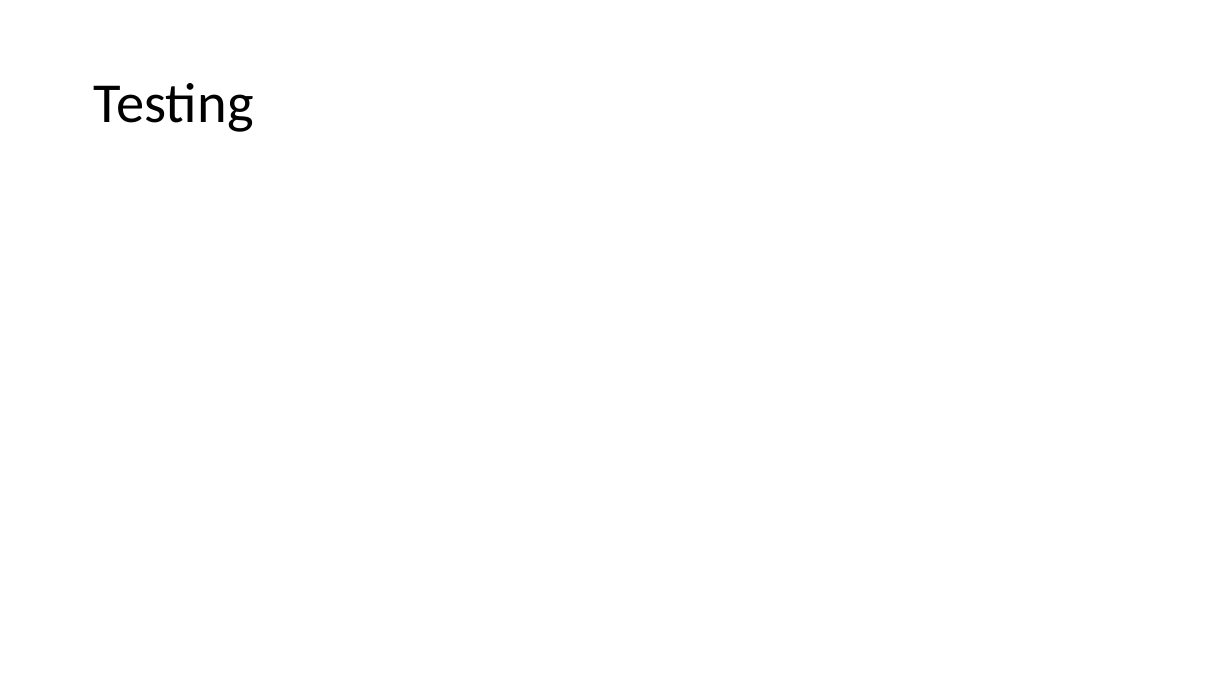
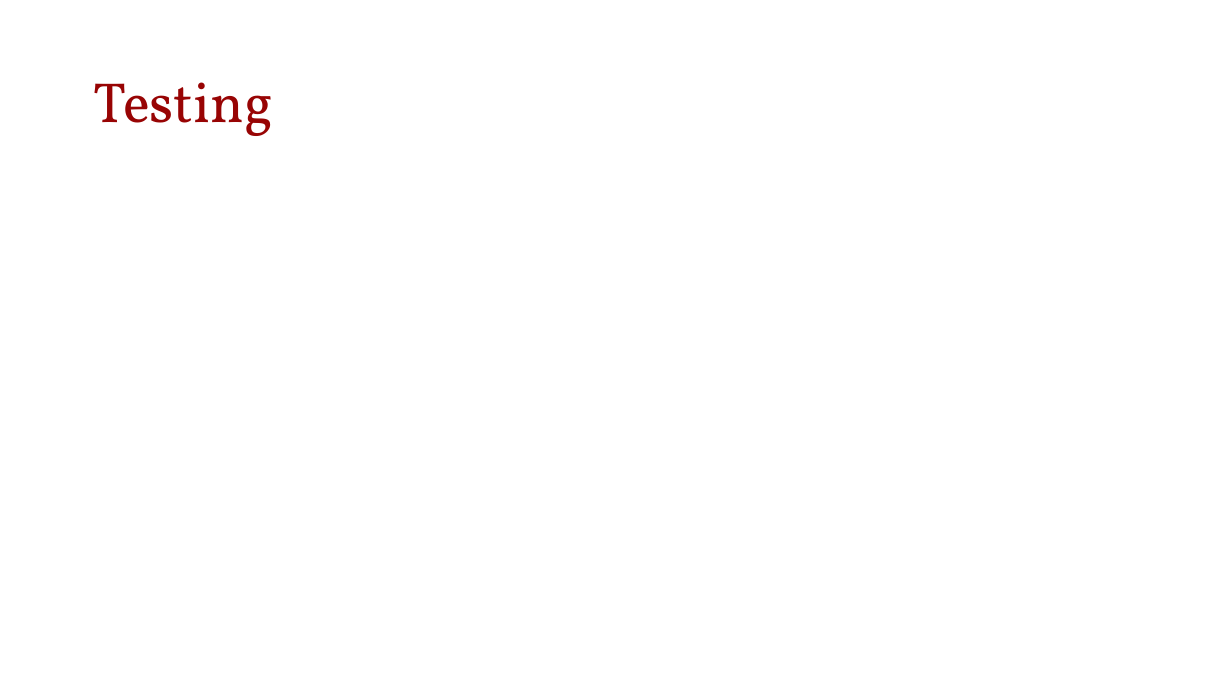
Before and after one commit to mehtaj8/Euneva, a slide deck: slide 6 of Doc/FinalPresentation/FinalPresentation.pptx. Drawn at 1232x693 pixels with LibreOffice and Linux fonts; fonts in the diff are those of the drawing. Boxes give left, top, right and bottom in pixels: in the first picture for what was removed or moved away, otherwise in the second. Text is boxed around its words. In the diff, an @@ line names an element or a change of style, - is before the commit and + after.

Commit message:
update final presentation styling

```diff
--- a/Doc/FinalPresentation/FinalPresentation.pptx
+++ b/Doc/FinalPresentation/FinalPresentation.pptx
@@ title "Testing" at (94,82,273,136): font Calibri to Vollkorn, text colour #000000 to #980404 @@
```
Also in this commit, not shown: 5 other slides changed, 1 slide added, 1 slide removed.
